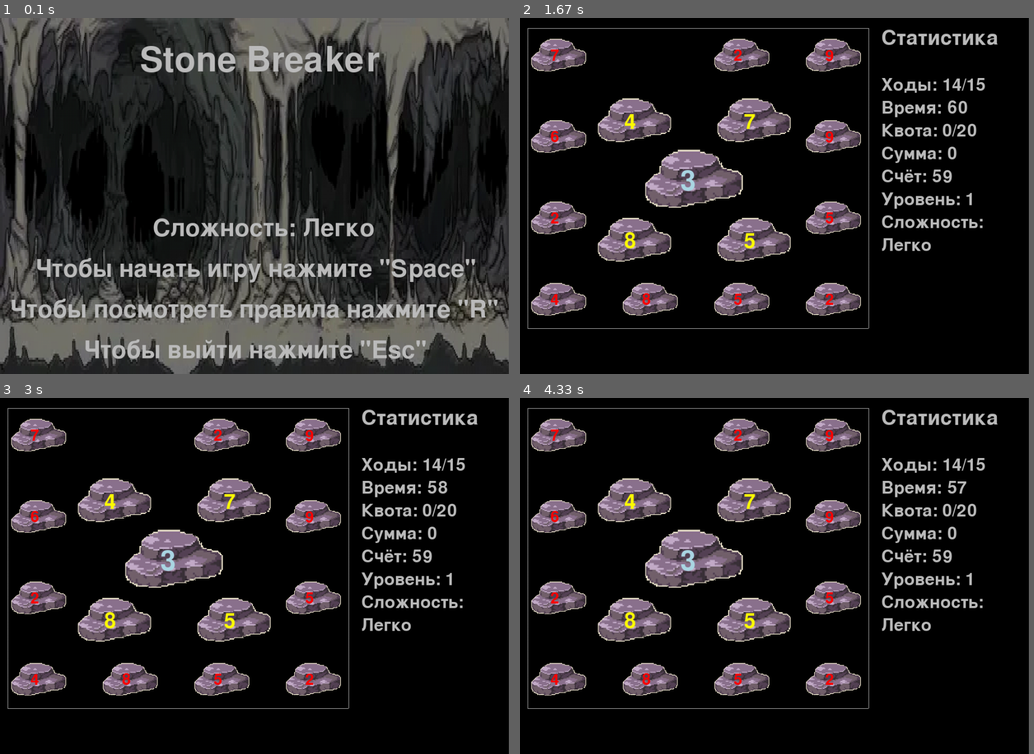
Above: before the commit, frames 1-4 (two rows, left to right).
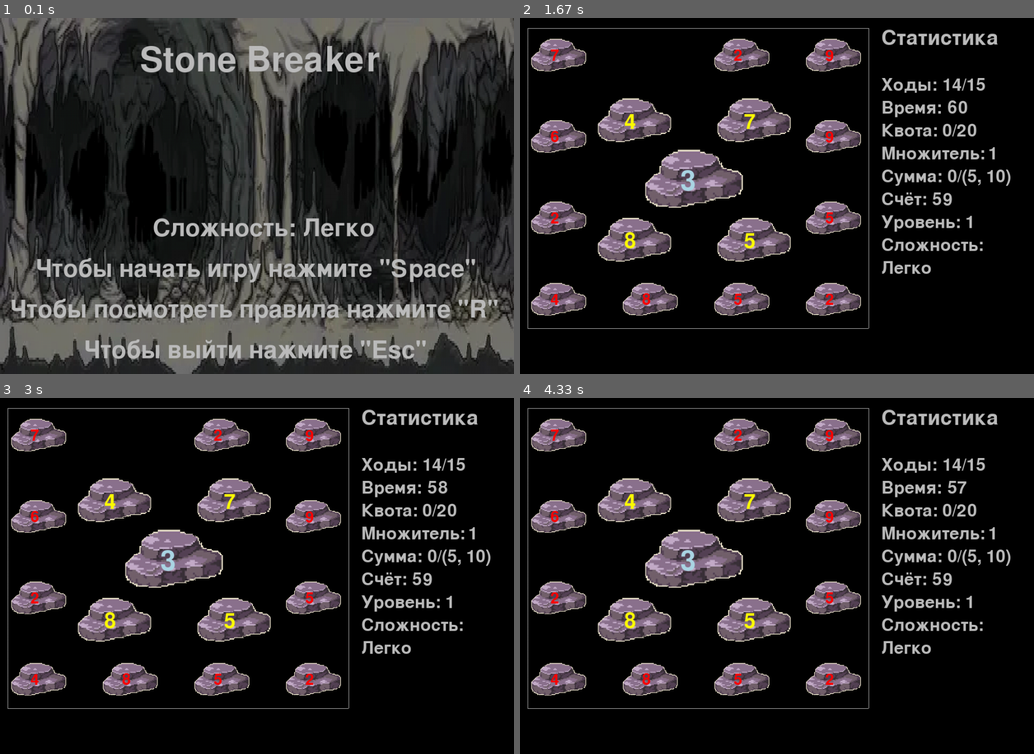
Above: after the commit, the same moments.

Repository: BykvaMax/pygame_project
Game: pygame game, started from main.py
Two runs of this game, one before a commit and one after it. Both use one fixed random seed, a clock stepped at 60 frames per second and the inputs below.
Inputs (mouse positions are in pixels of both pictures, inside the frame that each line leads up to):
- Up to frame 1 (0.1 s): no input
- Up to frame 2 (1.67 s): tap Space at 0.33 s; click (782, 220) at 0.8 s
- Up to frame 3 (3 s): no input
- Up to frame 4 (4.33 s): no input
The window is 891x623 before the commit and 900x623 after it. Grey fills any space a smaller window leaves; there, only what the larger window draws over its background counts as a difference.

The runs differ from the first frame. In frame 1, 15% of the frame differs, in the area x 2-100%, y 0-100%; in frame 2, 2.0%; in frame 3, 2.0%; in frame 4, 2.0%.

Commit message:
fix errors

Diff:
--- a/board_updates.py
+++ b/board_updates.py
@@ -35,22 +35,34 @@
         screen.blit(string_rendered, intro_rect)
         pygame.display.update()
 
-    def points_sum_update(self, screen, points_sum):
-        screen.fill(pygame.Color('black'), (840, 250, 100, 40))
+    def multiplication_update(self, screen, points_multiplication):
+        screen.fill(pygame.Color('black'), (920, 250, 100, 40))
         font = pygame.font.Font(None, 50)
-        string_rendered = font.render(str(points_sum), 1, pygame.Color('grey'))
+        string_rendered = font.render(str(points_multiplication), 1, pygame.Color('grey'))
         intro_rect = string_rendered.get_rect()
-        intro_rect.x = 840
+        intro_rect.x = 920
         intro_rect.y = 250
         screen.blit(string_rendered, intro_rect)
         pygame.display.update()
 
+    def points_sum_update(self, screen, points_sum, num):
+        screen.fill(pygame.Color('black'), (840, 295, 200, 40))
+        font = pygame.font.Font(None, 50)
+        next_points_sum = points_sum - (points_sum % num) + num
+        string_rendered = font.render(f'{points_sum}/{next_points_sum, next_points_sum + num}',
+                                      1, pygame.Color('grey'))
+        intro_rect = string_rendered.get_rect()
+        intro_rect.x = 840
+        intro_rect.y = 295
+        screen.blit(string_rendered, intro_rect)
+        pygame.display.update()
+
     def score_update(self, screen, score):
-        screen.fill(pygame.Color('black'), (810, 295, 100, 40))
+        screen.fill(pygame.Color('black'), (810, 340, 100, 40))
         font = pygame.font.Font(None, 50)
         string_rendered = font.render(str(score), 1, pygame.Color('grey'))
         intro_rect = string_rendered.get_rect()
         intro_rect.x = 810
-        intro_rect.y = 295
+        intro_rect.y = 340
         screen.blit(string_rendered, intro_rect)
         pygame.display.update()
--- a/main.py
+++ b/main.py
@@ -39,7 +39,7 @@
     def __init__(self):
         pygame.init()
         pygame.display.set_caption('Stone Breaker')
-        size = self.width, self.height = 1000, 700
+        size = self.width, self.height = 1010, 700
         self.screen = pygame.display.set_mode(size)
         self.FPS = 60
         self.clock = pygame.time.Clock()
@@ -173,7 +173,8 @@
         self.screen.fill(pygame.Color('grey'), (15, 20, 1, 590))
         self.screen.fill(pygame.Color('grey'), (15, 610, 670, 1))
 
-        stat = [f'Ходы: {self.moves}', 'Время: ', f'Квота: {self.quota}', f'Сумма: {self.points_sum}',
+        stat = [f'Ходы: {self.moves}', 'Время: ', f'Квота: {self.quota}',
+                f'Множитель: {self.points_multiplication}', f'Сумма: {self.points_sum}',
                 f'Счёт: {self.score}', f'Уровень: {self.level}', f'Сложность:', self.difficulty]
 
         font = pygame.font.Font(None, 60)
@@ -192,6 +193,8 @@
             intro_rect.top = text_coord
             intro_rect.x = 710
             self.screen.blit(string_rendered, intro_rect)
+
+        self.updates.points_sum_update(self.screen, self.points_sum, self.num)
 
     def stone_click(self, mouse_pos):
         for key, value in self.stones_dct.items():
@@ -221,7 +224,7 @@
 
                 if self.big_stone_check and key not in self.used_big_stones:
                     self.points_sum += int(value[0])
-                    self.updates.points_sum_update(self.screen, self.points_sum)
+                    self.updates.points_sum_update(self.screen, self.points_sum, self.num)
                     self.cur_move_stones += 1
                     if int(key) > 12:
                         self.stone_hit_sound.play()
@@ -269,6 +272,8 @@
                     if event.key == pygame.K_SPACE and pause:
                         self.moves = f'{self.moves.split("/")[1]}/{self.moves.split("/")[1]}'
                         self.quota = f'0/{self.quota.split("/")[1]}'
+                        self.last_move_stones = 0
+                        self.points_multiplication = 1
                         self.show_game_board()
                         start_ticks = pygame.time.get_ticks()
                         last_seconds = 0
@@ -288,6 +293,8 @@
                             start = True
                             self.score = 0
                             self.level = 0
+                            self.points_multiplication = 1
+                            self.last_move_stones = 0
                             self.show_game_board()
                             start_ticks = pygame.time.get_ticks()
                             last_seconds = 0
@@ -353,11 +360,12 @@
                     elif self.last_move_stones == 0:
                         self.quota = f'{int(self.quota.split("/")[0]) + self.move_quota * self.points_multiplication}/{self.quota.split("/")[1]}'
                         self.updates.quota_update(self.screen, self.quota)
+                    self.updates.multiplication_update(self.screen, self.points_multiplication)
                     self.move_quota = 0
                     self.last_move_stones = self.cur_move_stones
                     self.cur_move_stones = 0
                     self.points_sum = 0
-                    self.updates.points_sum_update(self.screen, self.points_sum)
+                    self.updates.points_sum_update(self.screen, self.points_sum, self.num)
                     self.moves = f'{int(self.moves.split("/")[0]) - 1}/{self.moves.split("/")[1]}'
                     self.updates.move_update(self.screen, self.moves)
                     for key, value in self.stones_dct.items():
@@ -408,21 +416,20 @@
                     intro_rect.y = 295
                     self.screen.blit(string_rendered, intro_rect)
 
-            if start and int(self.moves.split("/")[0]) == 0:
-                if int(self.quota.split("/")[0]) >= int(self.quota.split("/")[1]):
-                    pause = True
-                    font = pygame.font.Font(None, 50)
-                    string_rendered = font.render('Нажмите "Space" для следующего уровня', 1, pygame.Color('grey'))
-                    intro_rect = string_rendered.get_rect()
-                    intro_rect.x = 10
-                    intro_rect.y = 630
-                    self.screen.blit(string_rendered, intro_rect)
-                    pygame.display.update()
-                else:
-                    time.delay(1000)
-                    start = False
-                    self.lose_reason = 'Вы не набрали необходимую квоту.'
-                    self.screens.lose_screen(self.screen, self.width, self.height, self.score, self.level, self.difficulty, self.lose_reason)
+            if start and int(self.quota.split("/")[0]) >= int(self.quota.split("/")[1]):
+                pause = True
+                font = pygame.font.Font(None, 50)
+                string_rendered = font.render('Нажмите "Space" для следующего уровня', 1, pygame.Color('grey'))
+                intro_rect = string_rendered.get_rect()
+                intro_rect.x = 10
+                intro_rect.y = 630
+                self.screen.blit(string_rendered, intro_rect)
+                pygame.display.update()
+            elif int(self.moves.split("/")[0]) == 0:
+                time.delay(1000)
+                start = False
+                self.lose_reason = 'Вы не набрали необходимую квоту.'
+                self.screens.lose_screen(self.screen, self.width, self.height, self.score, self.level, self.difficulty, self.lose_reason)
 
             pygame.display.update()
             self.clock.tick(10)
--- a/rules.txt
+++ b/rules.txt
@@ -1,10 +1,11 @@
 Stone Breaker - это игра где вам нужно за определённый промежуток времени набирать очки
 нажимая на камни и набрать столько очков чтобы они были кратны числу на центральном камне.
 
-Статистика - показывает текущие данные, а именно: кол-во ходов, время, квоту, текущую
-сумму очков, счёт, уровень и выбранную сложность.
+Статистика - показывает текущие данные, а именно: кол-во ходов, время, квоту, множитель,
+текущую сумму очков, счёт, уровень и выбранную сложность.
 Квота - кол-во использованных боковых монет (если после завершения последнего хода
 квота не будет набрана, то вы проиграете).
+Множитель - показывает на сколько будет умножена набранная за ход квота.
 Счёт - увеличивается в конце каждого хода на оставшееся время умноженное уровень сложности.
 
 Ход игры:
